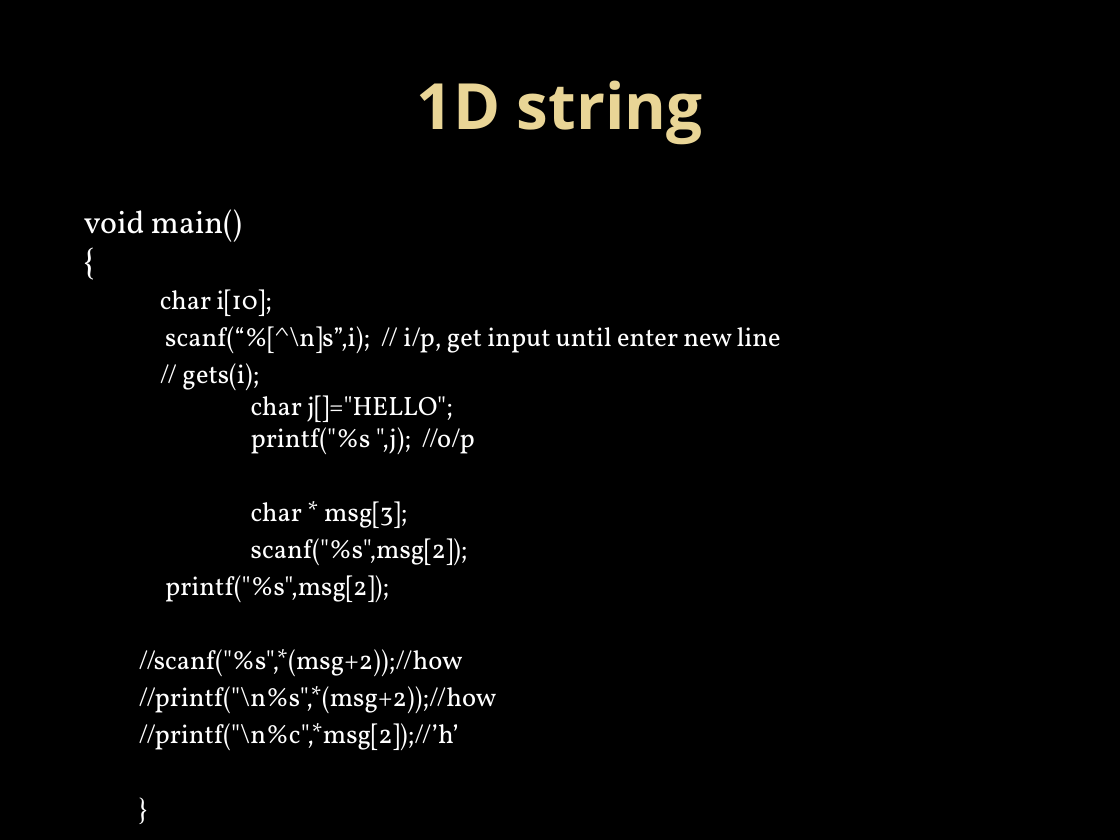
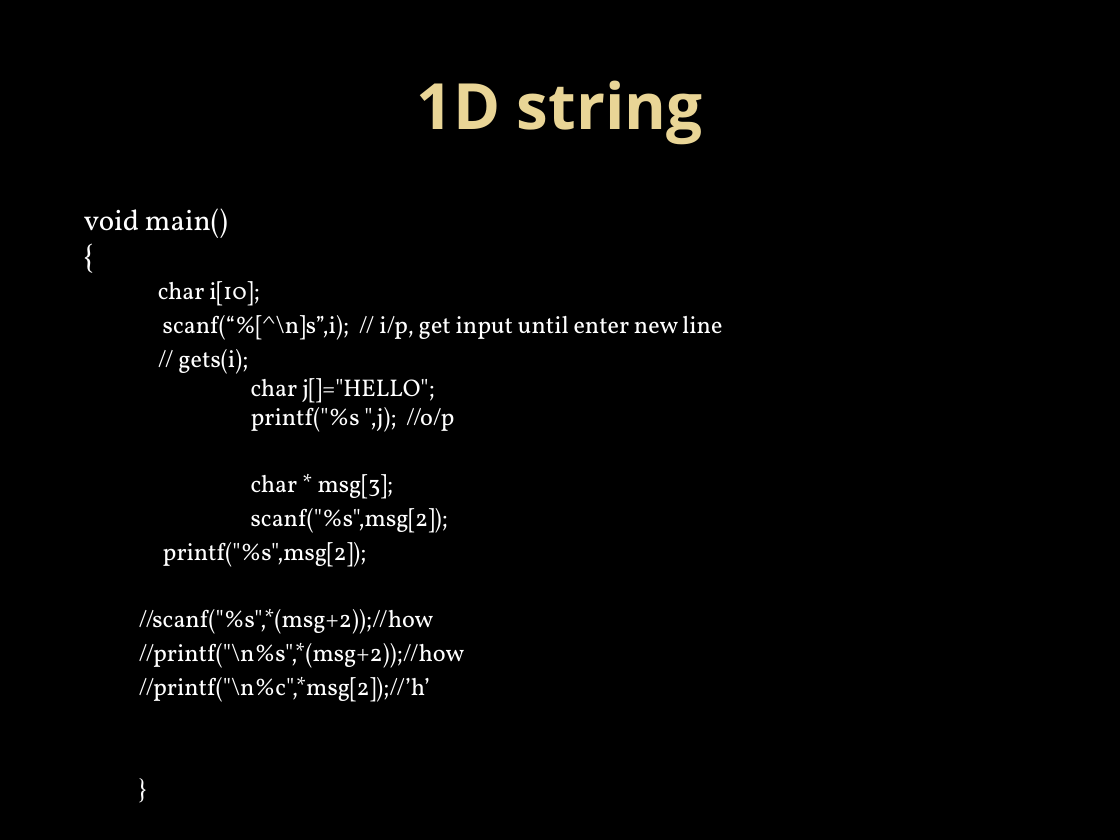
Before and after one commit to Mahesh-7/C_Programs, a slide deck: slide 3 of PPT/string.pptx. Drawn at 1120x840 pixels with LibreOffice and Linux fonts; fonts in the diff are those of the drawing; background and template pictures are left out. Boxes give left, top, right and bottom in pixels: in the first picture for what was removed or moved away, otherwise in the second. Text is boxed around its words. In the diff, an @@ line names an element or a change of style, - is before the commit and + after.

```diff
--- a/PPT/string.pptx
+++ b/PPT/string.pptx
@@ text "void main() {" at <box>84,208,722,702</box>: size 20.4 to 18.6 pt in "void main() {"; size 17 to 15.5 pt @@
```
Also in this commit, not shown: 1 other slide changed, 1 slide added.
